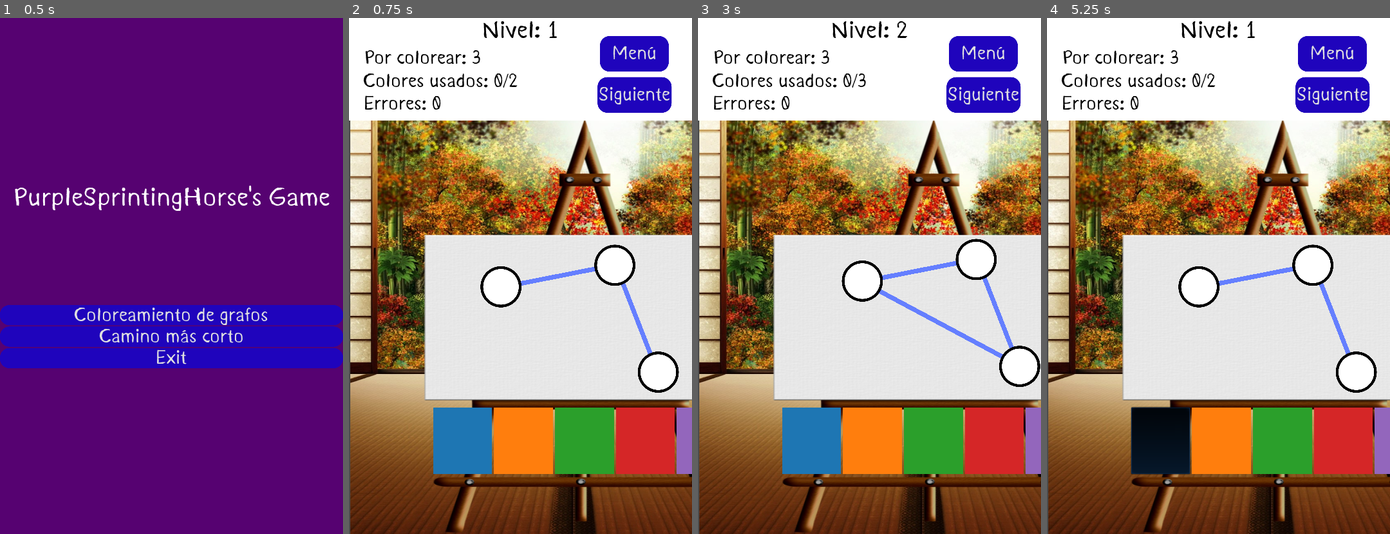
Above: before the commit, frames 1-4 (left to right).
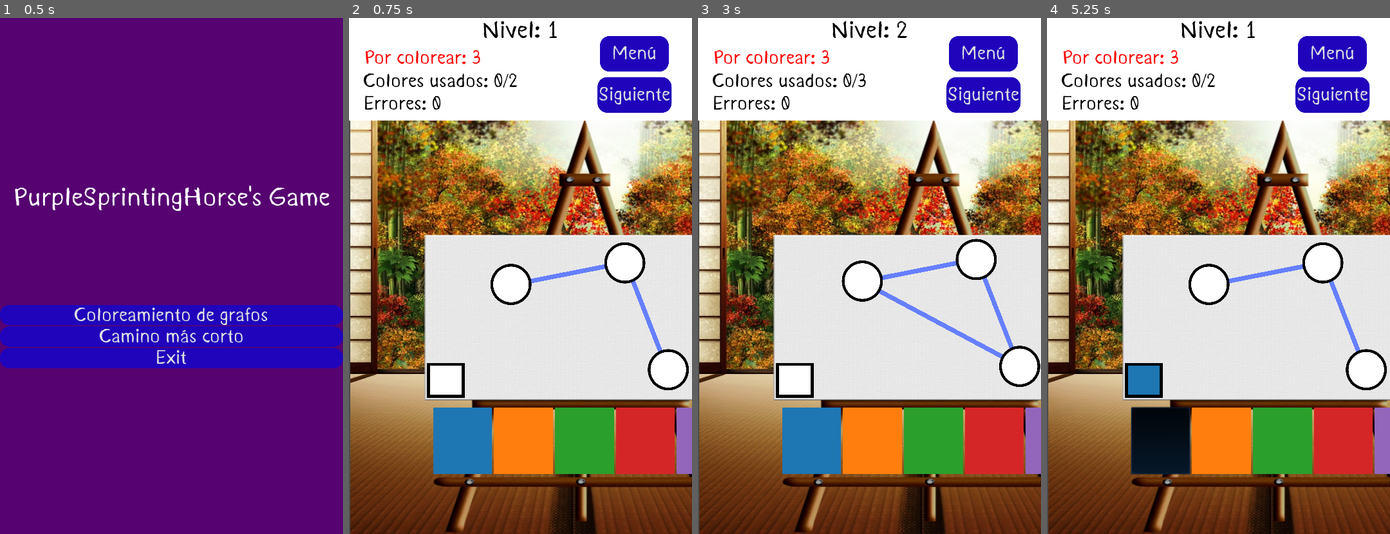
Above: after the commit, the same moments.

Repository: johnny-godoy/PurpleSprintingHorse
Game: Godot game, scene res://scenes/MainMenu.tscn
The game is run twice, just before and just after one commit, with the same random seed, the same clock (stepped at 60 frames per second) and the same inputs. The engine's default icon, where the game draws it, is replaced by a stand-in: a white triangle on a blue panel in a dark square.
Inputs (mouse positions are in pixels of both pictures, inside the frame that each line leads up to):
- Up to frame 1 (0.5 s): no input
- Up to frame 2 (0.75 s): click "Coloreamiento de grafos" at 0.5 s
- Up to frame 3 (3 s): click "Menú" at 1.25 s; click "Coloreamiento de grafos" at 2 s; click "Siguiente" at 2.75 s
- Up to frame 4 (5.25 s): click "Menú" at 3.5 s; click "Coloreamiento de grafos" at 4.25 s; click (1160, 441) at 5 s

Frame 1 is identical in both runs. In frame 2, 2.5% of the frame differs, in the area x 4-100%, y 6-74%; in frame 3, 0.7%; in frame 4, 2.8%.

Commit message:
agrega colores de texto al hud de coloreamiento, y muestra color seleccionado

Diff:
--- a/coloring/Coloring Tutorial.gd
+++ b/coloring/Coloring Tutorial.gd
@@ -3,6 +3,7 @@
 onready var buckets = $ColorBuckets
 onready var graph = $GraphToColor
 onready var hud = $HUD_OVERLAY
+onready var selected = $Marco/Selected
 
 
 var buttons = []
@@ -63,3 +64,7 @@
 		var b = nodes[1]
 		if (a.modulate == b.modulate) and (a.modulate != uncolored):
 			hud.errors += 1
+
+	# Se actualiza el color seleccionado
+	if current_color != null:
+		selected.color = current_color
--- a/coloring/Coloring Tutorial.tscn
+++ b/coloring/Coloring Tutorial.tscn
@@ -22,21 +22,15 @@
 scale = Vector2( 0.866435, 0.563542 )
 texture = ExtResource( 5 )
 
-[node name="Sprite" type="Sprite" parent="."]
+[node name="Canvas" type="Sprite" parent="."]
 position = Vector2( 496, 633 )
 scale = Vector2( 1.60912, 1.0875 )
 texture = ExtResource( 4 )
 
 [node name="HUD_OVERLAY" parent="." instance=ExtResource( 7 )]
 
-[node name="ColorBuckets" parent="." instance=ExtResource( 1 )]
-margin_left = 176.0
-margin_top = 804.0
-margin_right = 811.0
-margin_bottom = 943.0
-
 [node name="GraphToColor" type="Node2D" parent="."]
-position = Vector2( 510, 592 )
+position = Vector2( 531, 587 )
 scale = Vector2( 0.96, 0.96 )
 
 [node name="Edge 2-3" type="PinJoint2D" parent="GraphToColor"]
@@ -107,3 +101,22 @@
 size_flags_horizontal = 0
 size_flags_vertical = 0
 texture_normal = ExtResource( 6 )
+
+[node name="ColorBuckets" parent="." instance=ExtResource( 1 )]
+margin_left = 176.0
+margin_top = 804.0
+margin_right = 811.0
+margin_bottom = 943.0
+
+[node name="Marco" type="ColorRect" parent="."]
+margin_left = 163.0
+margin_top = 711.0
+margin_right = 242.0
+margin_bottom = 784.0
+color = Color( 0, 0, 0, 1 )
+
+[node name="Selected" type="ColorRect" parent="Marco"]
+margin_left = 6.0
+margin_top = 6.0
+margin_right = 72.0
+margin_bottom = 67.0
--- a/coloring/Level 2.gd
+++ b/coloring/Level 2.gd
@@ -3,6 +3,7 @@
 onready var buckets = $ColorBuckets
 onready var graph = $GraphToColor
 onready var hud = $HUD_OVERLAY
+onready var selected = $Marco/Selected
 
 
 var buttons = []
@@ -41,9 +42,6 @@
 		button.modulate = current_color
 
 
-
-
-
 func _process(_delta) -> void:
 	# Se determina la cantidad de nodos sin colorear
 	hud.to_color = 0
@@ -66,3 +64,7 @@
 		var b = nodes[1]
 		if (a.modulate == b.modulate) and (a.modulate != uncolored):
 			hud.errors += 1
+
+	# Se actualiza el color seleccionado
+	if current_color != null:
+		selected.color = current_color
--- a/coloring/Level 2.tscn
+++ b/coloring/Level 2.tscn
@@ -51,7 +51,6 @@
 [node name="Edge 1-3" type="PinJoint2D" parent="GraphToColor"]
 position = Vector2( 143, 142 )
 rotation = 2.78555
-scale = Vector2( 1, 1 )
 node_a = NodePath("../FirstNode")
 node_b = NodePath("../ThirdNode")
 
@@ -118,3 +117,16 @@
 size_flags_horizontal = 0
 size_flags_vertical = 0
 texture_normal = ExtResource( 6 )
+
+[node name="Marco" type="ColorRect" parent="."]
+margin_left = 163.0
+margin_top = 711.0
+margin_right = 242.0
+margin_bottom = 784.0
+color = Color( 0, 0, 0, 1 )
+
+[node name="Selected" type="ColorRect" parent="Marco"]
+margin_left = 6.0
+margin_top = 6.0
+margin_right = 72.0
+margin_bottom = 67.0
--- a/coloring/base/HUD_OVERLAY.gd
+++ b/coloring/base/HUD_OVERLAY.gd
@@ -11,7 +11,7 @@
 var to_color = 0 setget _set_to_color
 var colors_used = 0 setget _set_colors_used
 var errors = 0 setget _set_errors
-var min_colors = 0 setget _set_min_colors
+var min_colors
 
 
 func _ready() -> void:
@@ -42,18 +42,25 @@
 func _set_to_color(new_number: int) -> void:
 	to_color = new_number
 	to_color_label.text = "Por colorear: %d" % to_color
+	if to_color == 0:
+		to_color_label.add_color_override("font_color", Color(0, 0, 0, 1))
+	else:
+		to_color_label.add_color_override("font_color", Color(1, 0, 0, 1))
 
 
 func _set_colors_used(new_number: int) -> void:
 	colors_used = new_number
 	colors_used_label.text = "Colores usados: %d/%d" % [colors_used, min_colors]
-
-
-func _set_min_colors(new_number: int) -> void:
-	min_colors = new_number
-	colors_used_label.text = "Colores usados: %d/%d" % [colors_used, min_colors]
+	if colors_used <= min_colors:
+		colors_used_label.add_color_override("font_color", Color(0, 0, 0, 1))
+	else:
+		colors_used_label.add_color_override("font_color", Color(1, 0, 0, 1))
 
 
 func _set_errors(new_number: int) -> void:
 	errors = new_number
 	errors_labels.text = "Errores: %d" % errors
+	if errors == 0:
+		errors_labels.add_color_override("font_color", Color(0, 0, 0, 1))
+	else:
+		errors_labels.add_color_override("font_color", Color(1, 0, 0, 1))
